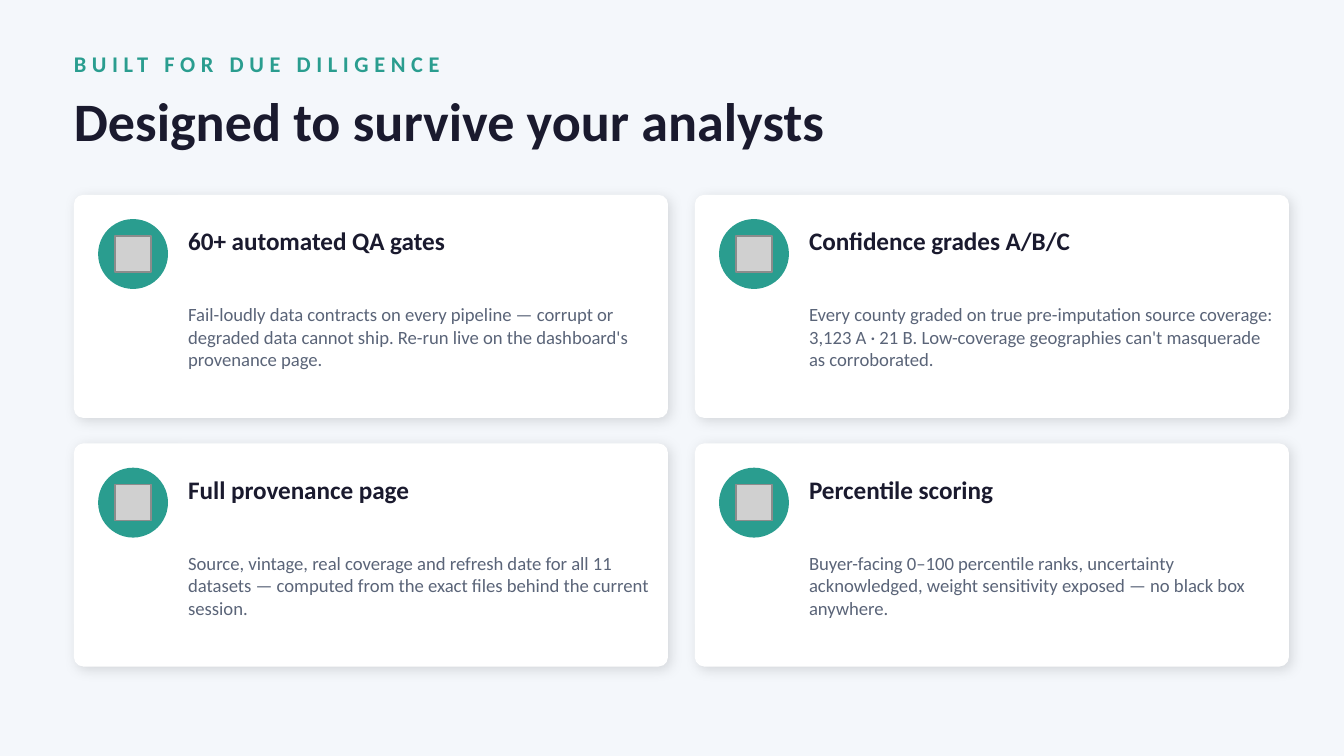
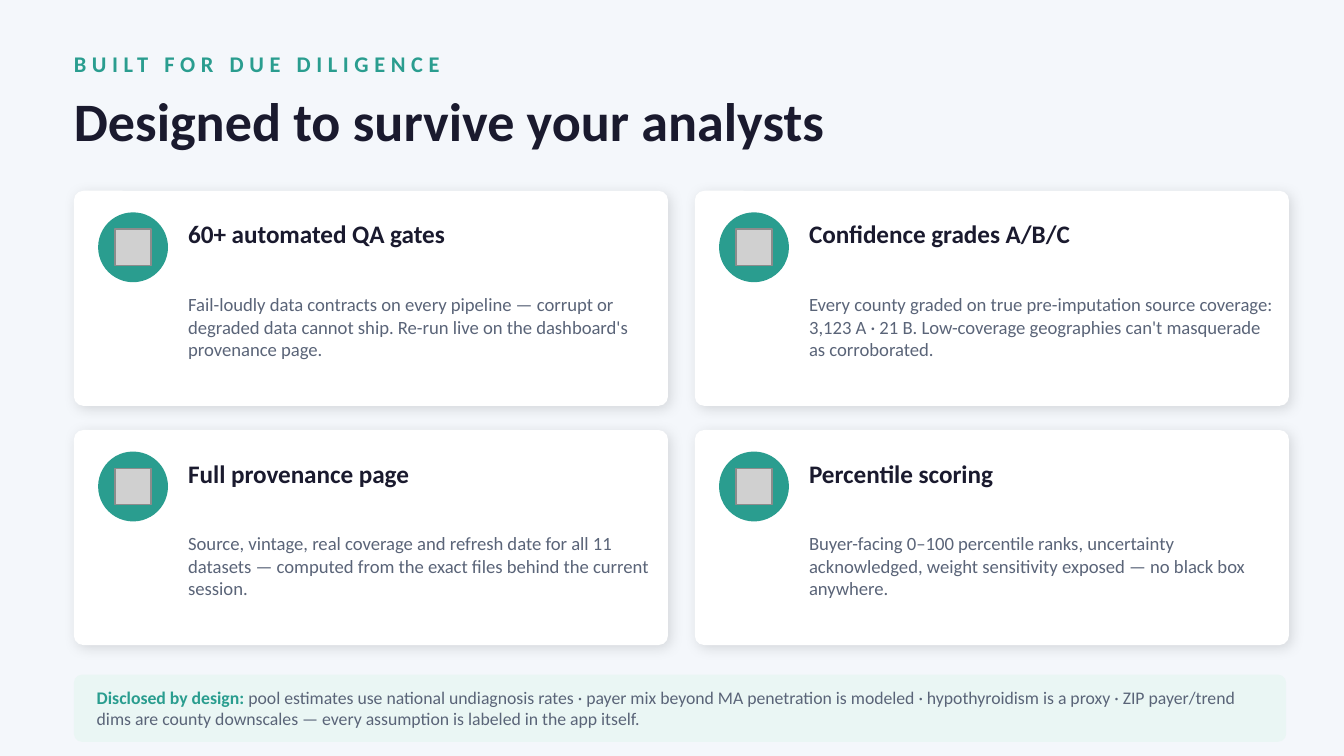
Before and after one commit to zorawar91/silent-patient-pool-finder, a slide deck: slide 8 of SPPF_IQVIA_Ideathon_Deck.pptx. Drawn at 1344x756 pixels with LibreOffice and Linux fonts; fonts in the diff are those of the drawing; grey boxes stand for pictures. Boxes give left, top, right and bottom in pixels: in the first picture for what was removed or moved away, otherwise in the second. Text is boxed around its words. In the diff, an @@ line names an element or a change of style, - is before the commit and + after.

```diff
--- a/SPPF_IQVIA_Ideathon_Deck.pptx
+++ b/SPPF_IQVIA_Ideathon_Deck.pptx
@@ rounded rectangle: place and size @@
-rounded rectangle at bbox=[74, 195, 668, 418]
+rounded rectangle at bbox=[74, 191, 668, 406]
@@ rounded rectangle: place and size @@
-rounded rectangle at bbox=[695, 195, 1289, 418]
+rounded rectangle at bbox=[695, 191, 1289, 406]
@@ 2 pictures, 2 texts, 2 ellipses: place and size @@
-2 pictures, 2 texts, 2 ellipses at bbox=[98, 219, 1070, 289]
+2 pictures, 2 texts, 2 ellipses at bbox=[98, 212, 1070, 282]
@@ text "Fail-loudly data contracts on every ...": place and size @@
-text "Fail-loudly data contracts on every ..." at bbox=[188, 308, 628, 369]
+text "Fail-loudly data contracts on every ..." at bbox=[188, 298, 628, 359]
@@ text "Every county graded on true ...": place and size @@
-text "Every county graded on true ..." at bbox=[809, 308, 1273, 366]
+text "Every county graded on true ..." at bbox=[809, 298, 1273, 356]
@@ rounded rectangle: place and size @@
-rounded rectangle at bbox=[74, 444, 668, 667]
+rounded rectangle at bbox=[74, 430, 668, 645]
@@ proportions changed in 4 elements at bbox=[695, 191, 1289, 406], bbox=[74, 191, 668, 406], bbox=[74, 430, 668, 645], bbox=[695, 430, 1289, 645] @@
@@ rounded rectangle: place and size @@
-rounded rectangle at bbox=[695, 444, 1289, 667]
+rounded rectangle at bbox=[695, 430, 1289, 645]
@@ 2 pictures, 2 texts, 2 ellipses: place and size @@
-2 pictures, 2 texts, 2 ellipses at bbox=[98, 468, 993, 538]
+2 pictures, 2 texts, 2 ellipses at bbox=[98, 452, 993, 521]
@@ text "Source, vintage, real coverage and ...": place and size @@
-text "Source, vintage, real coverage and ..." at bbox=[188, 557, 648, 615]
+text "Source, vintage, real coverage and ..." at bbox=[188, 537, 648, 595]
@@ text "Buyer-facing 0–100 percentile ranks, uncertainty ...": place and size @@
-text "Buyer-facing 0–100 percentile ranks, uncertainty ..." at bbox=[809, 557, 1244, 618]
+text "Buyer-facing 0–100 percentile ranks, uncertainty ..." at bbox=[809, 537, 1244, 598]
@@ rounded rectangle added at bbox=[74, 675, 1286, 742], fill #EAF6F4 @@
@@ text added at bbox=[97, 691, 1235, 728], 9.5 pt, text #5A6478 @@
+Disclosed by design: pool estimates use national undiagnosis rates · payer mix beyond MA penetration is modeled · hypothyroidism is a proxy · ZIP payer/trend dims are county downscales — every assumption is labeled in the app itself.
```
Also in this commit, not shown: 2 other files.
